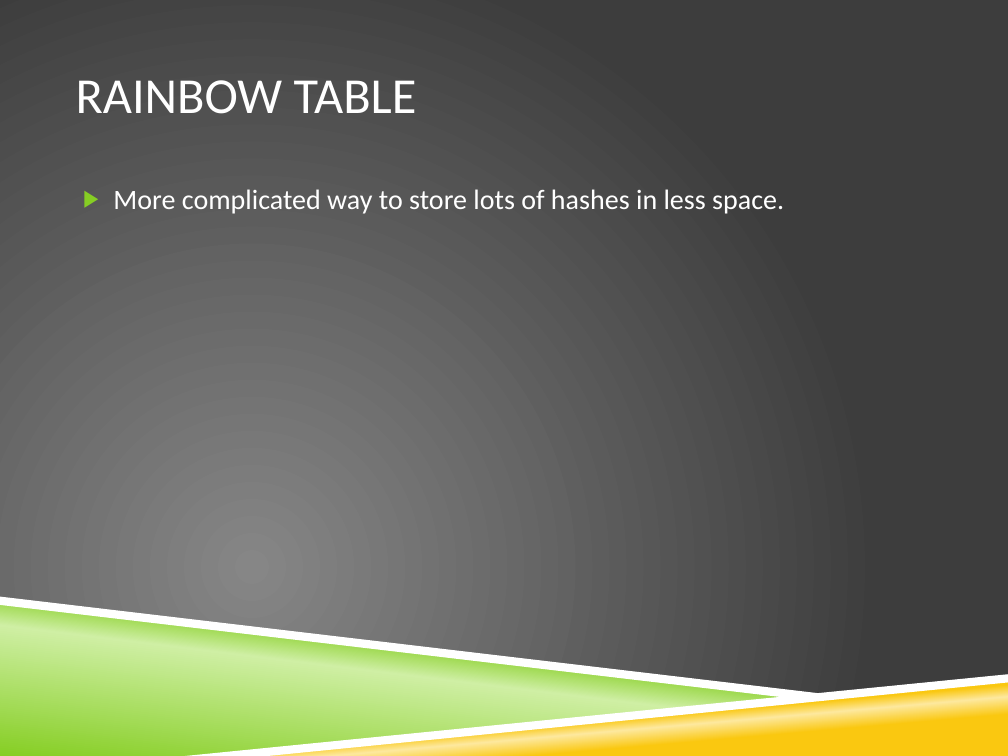
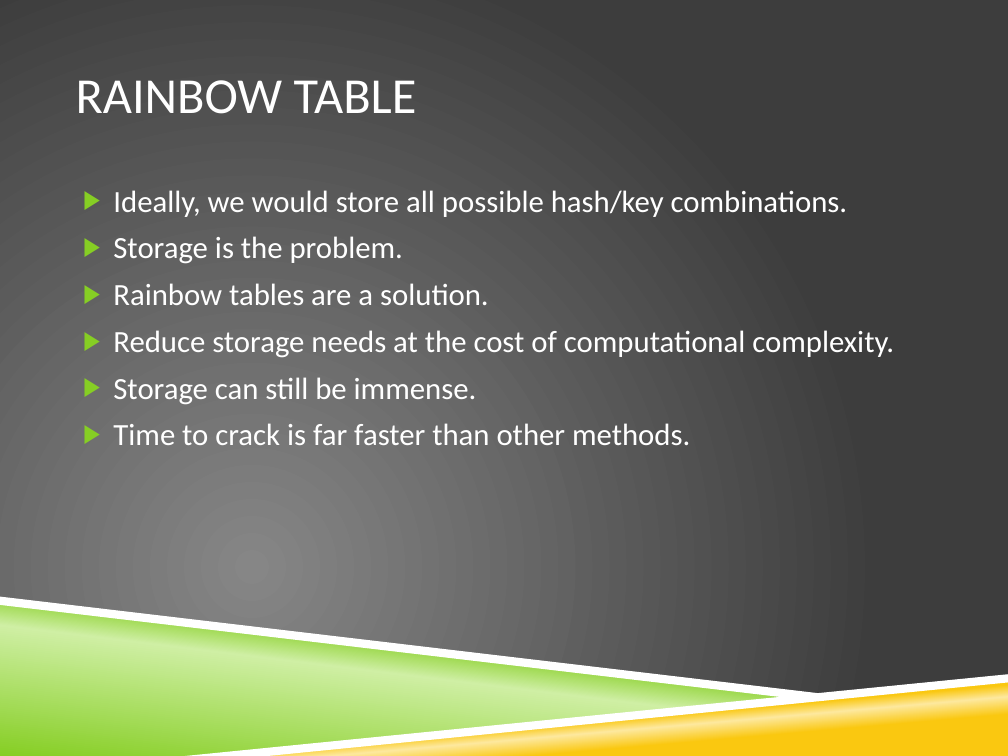
Before and after one commit to COCS4950G7/COSC4950, a slide deck: slide 9 of Documents/MIGHTY CRACKER.pptx (slide 7 before the commit). Drawn at 1008x756 pixels with LibreOffice and Linux fonts; fonts in the diff are those of the drawing; background and template pictures are left out. Boxes give left, top, right and bottom in pixels: in the first picture for what was removed or moved away, otherwise in the second. Text is boxed around its words. In the diff, an @@ line names an element or a change of style, - is before the commit and + after.

```diff
--- a/Documents/MIGHTY CRACKER.pptx
+++ b/Documents/MIGHTY CRACKER.pptx
@@ text at (113, 190, 894, 445): text changed; size 20 to 22 pt @@
-▶ More complicated way to store lots of hashes in less space.
+▶ Ideally, we would store all possible hash/key combinations.
+▶ Storage is the problem.
+▶ Rainbow tables are a solution.
+▶ Reduce storage needs at the cost of computational complexity.
+▶ Storage can still be immense.
+▶ Time to crack is far faster than other methods.
```
Also in this commit, not shown: 7 other slides changed, 2 other files.
